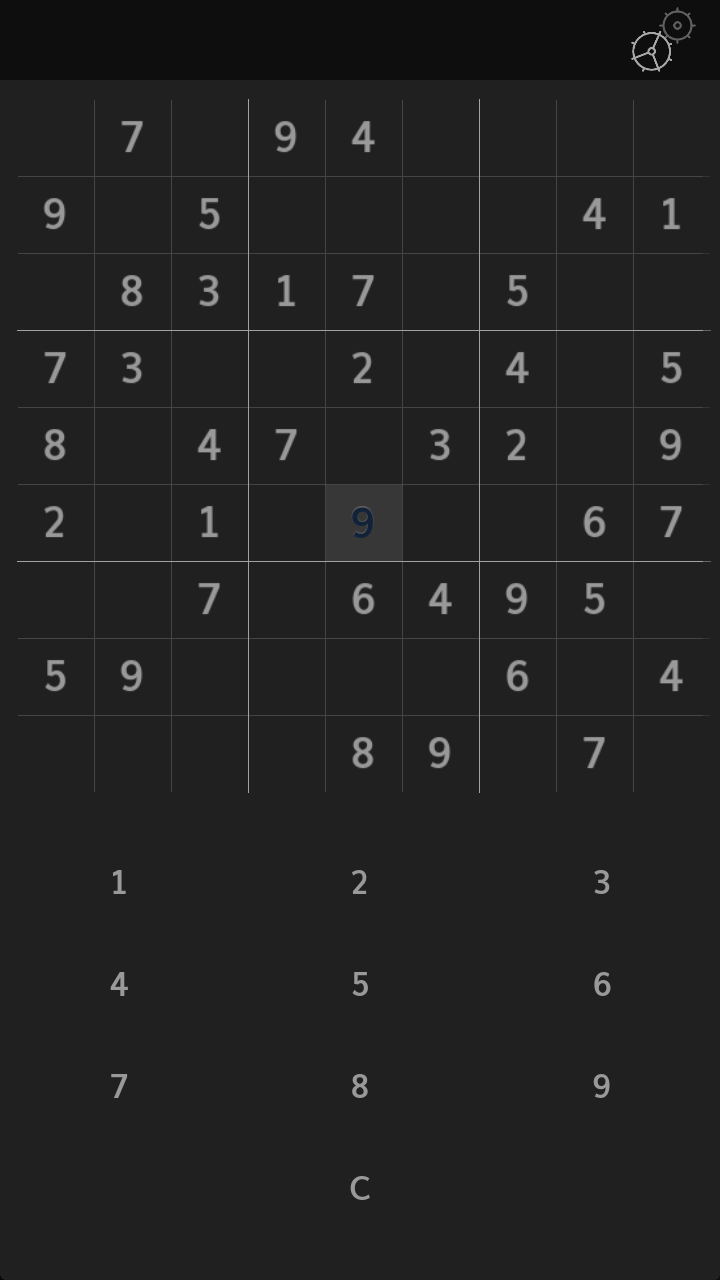
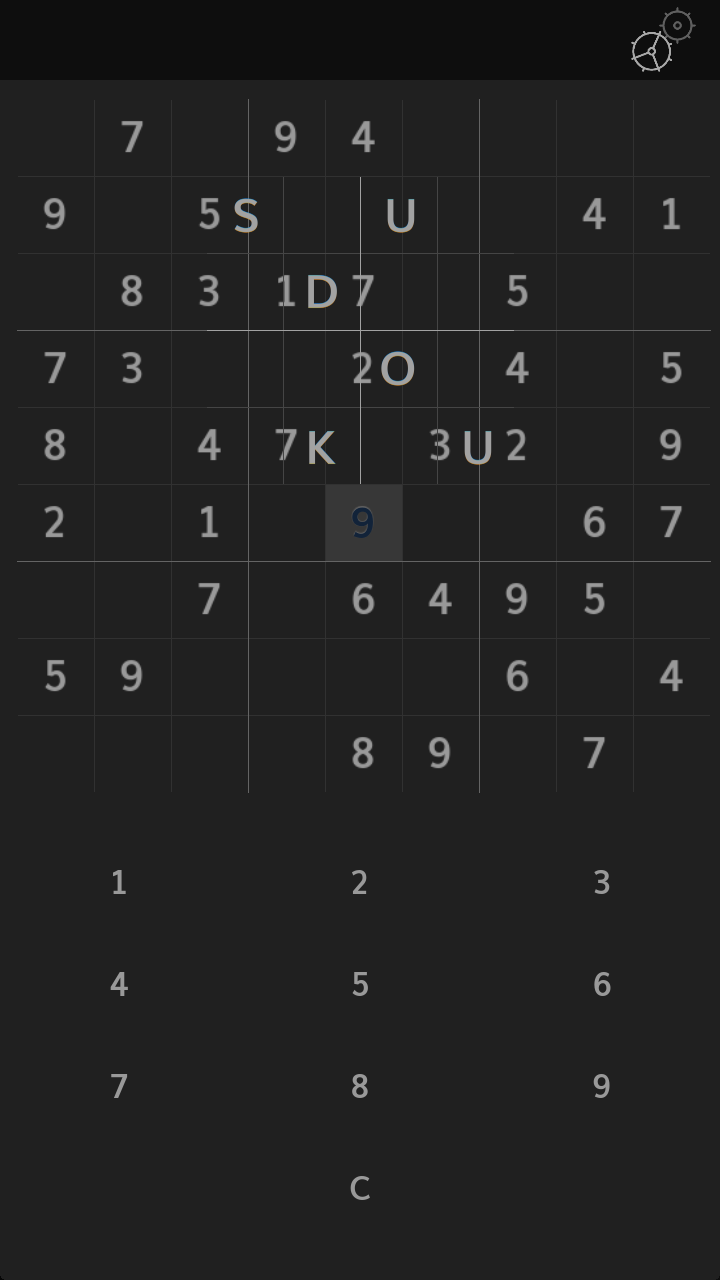
The second 720 × 1280 image is a revision of the first. Changes to its layers:
hid "grid-9x9" over [17, 99, 703, 793]
added layer "Logo" above "grid-4x4" over [234, 177, 492, 484]
